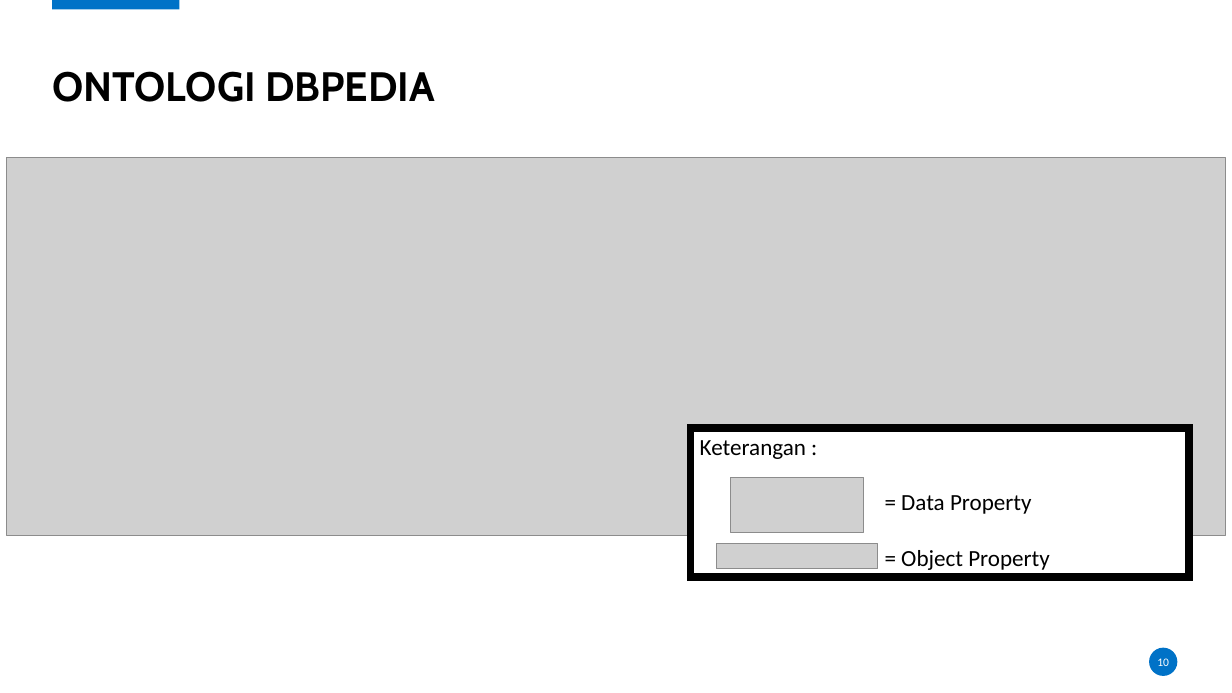
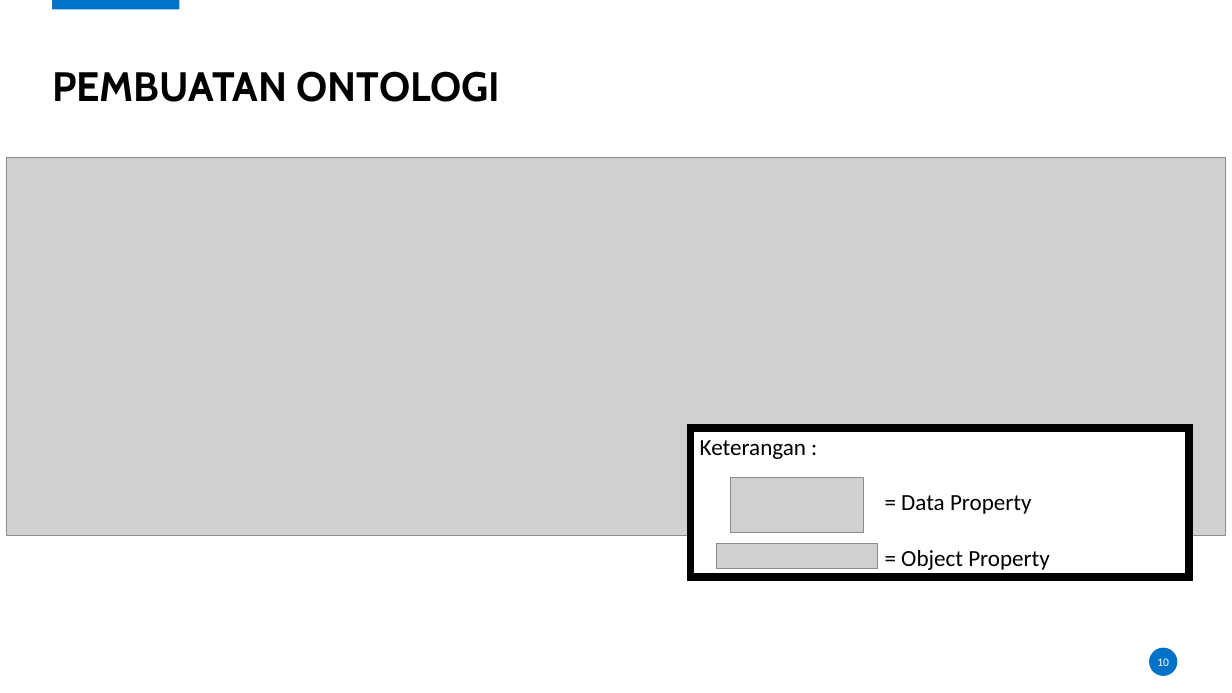
Before and after one commit to karyoutomoo/The-Tree-of-Heroes, a slide deck: slide 10 of 05111540000007-Faiq-Presentasi.pptx. Drawn at 1232x693 pixels with LibreOffice and Linux fonts; fonts in the diff are those of the drawing; grey boxes stand for pictures; background and template pictures are left out. Boxes give left, top, right and bottom in pixels: in the first picture for what was removed or moved away, otherwise in the second. Text is boxed around its words. In the diff, an @@ line names an element or a change of style, - is before the commit and + after.

```diff
--- a/05111540000007-Faiq-Presentasi.pptx
+++ b/05111540000007-Faiq-Presentasi.pptx
@@ text at (52,71,501,102): text changed @@
-ONTOLOGI DBPEDIA
+PEMBUATAN ONTOLOGI
```
Also in this commit, not shown: 12 other slides changed, 4 slides added, 2 other files.
